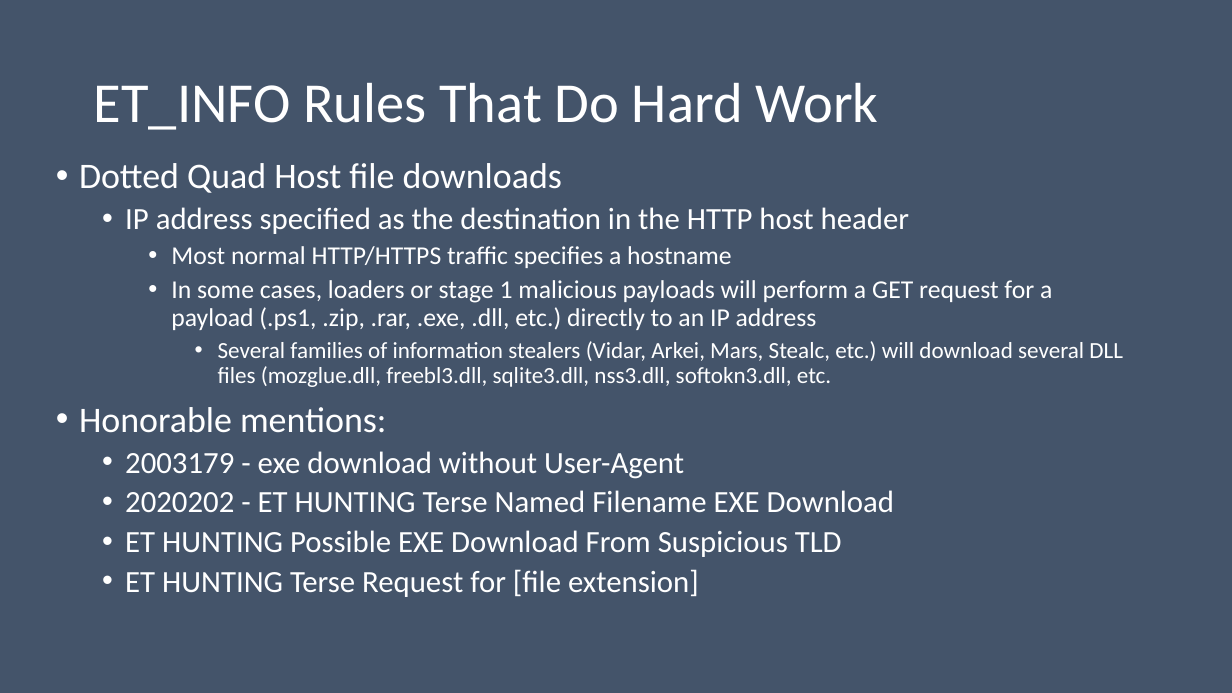
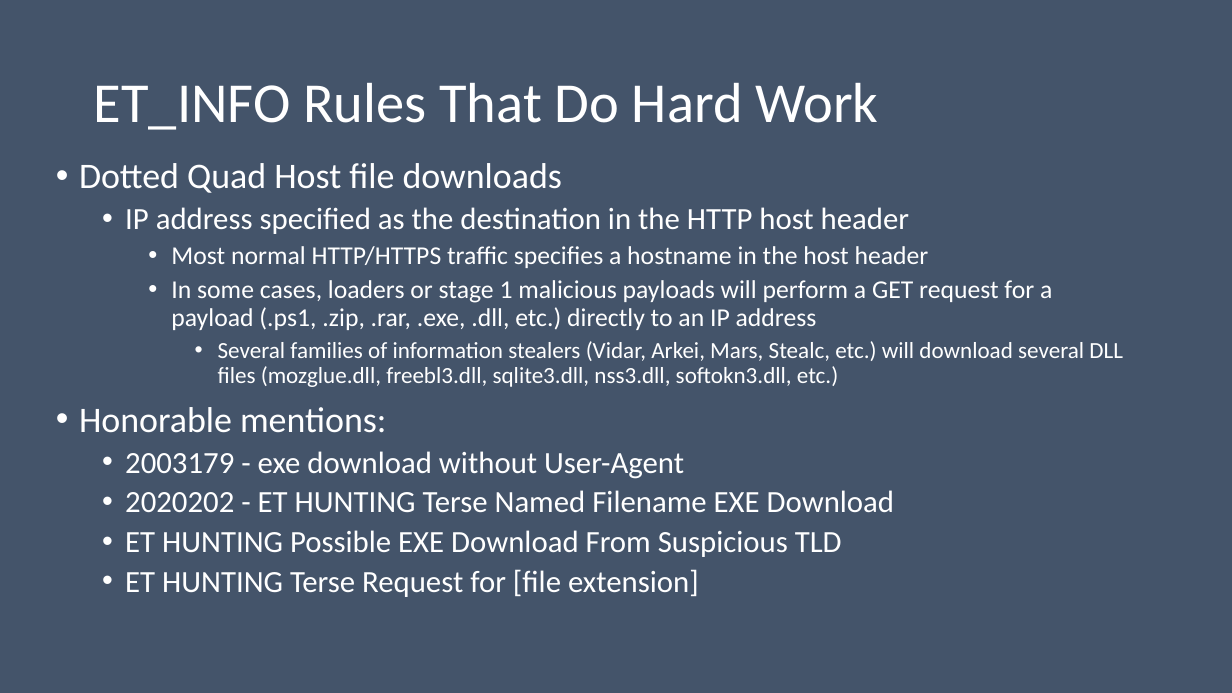
Before and after one commit to da667/Contalks, a slide deck: slide 11 of Suricon2024/Informational_and_Honeytoken_Rules.pptx. Drawn at 1232x693 pixels with LibreOffice and Linux fonts; fonts in the diff are those of the drawing. Boxes give left, top, right and bottom in pixels: in the first picture for what was removed or moved away, otherwise in the second. Text is boxed around its words. In the diff, an @@ line names an element or a change of style, - is before the commit and + after.

```diff
--- a/Suricon2024/Informational_and_Honeytoken_Rules.pptx
+++ b/Suricon2024/Informational_and_Honeytoken_Rules.pptx
@@ text at <box>171,246,929,268</box>: text changed @@
-    • Most normal HTTP/HTTPS traffic specifies a hostname
+    • Most normal HTTP/HTTPS traffic specifies a hostname in the host header
@@ text at <box>218,341,1123,387</box>: text changed @@
-      • Several families of information stealers (Vidar, Arkei, Mars, Stealc, etc.) will download several DLL files (mozglue.dll, freebl3.dll, sqlite3.dll, nss3.dll, softokn3.dll, etc.
+      • Several families of information stealers (Vidar, Arkei, Mars, Stealc, etc.) will download several DLL files (mozglue.dll, freebl3.dll, sqlite3.dll, nss3.dll, softokn3.dll, etc.)
```
Also in this commit, not shown: 4 other slides changed.
